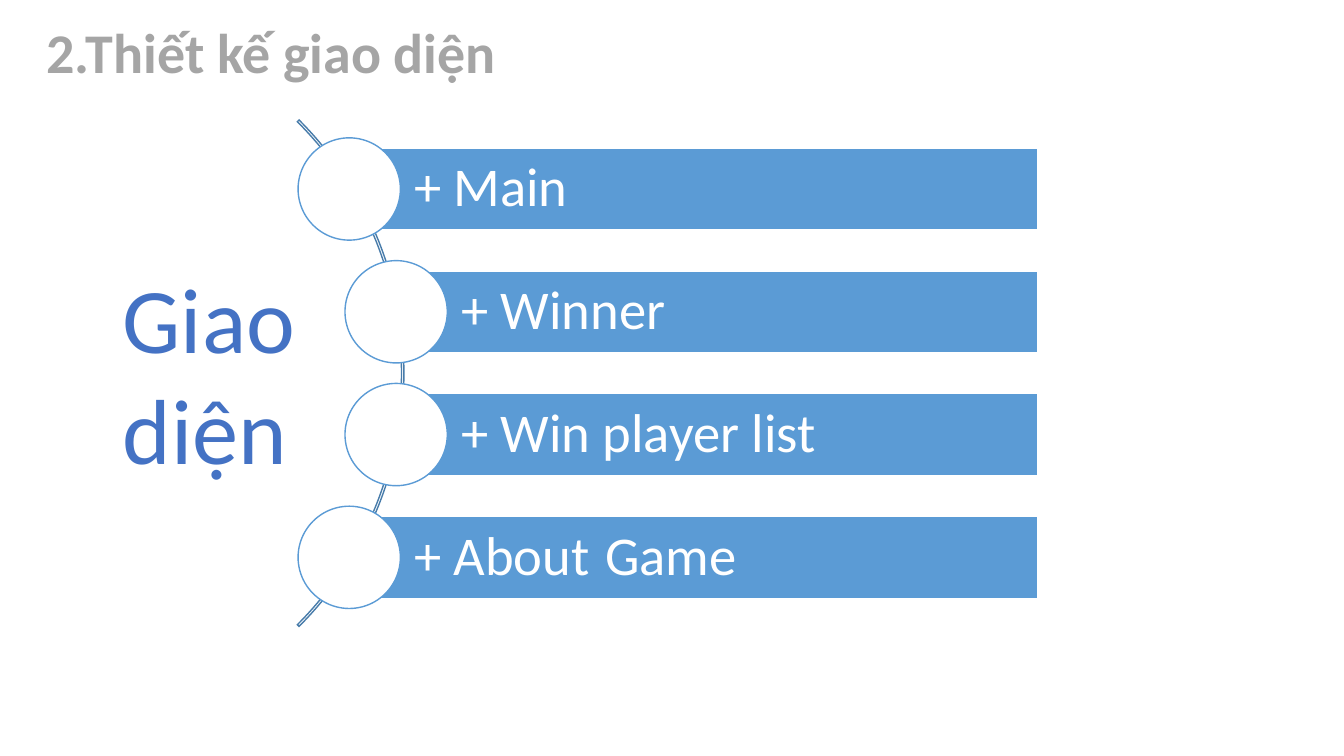
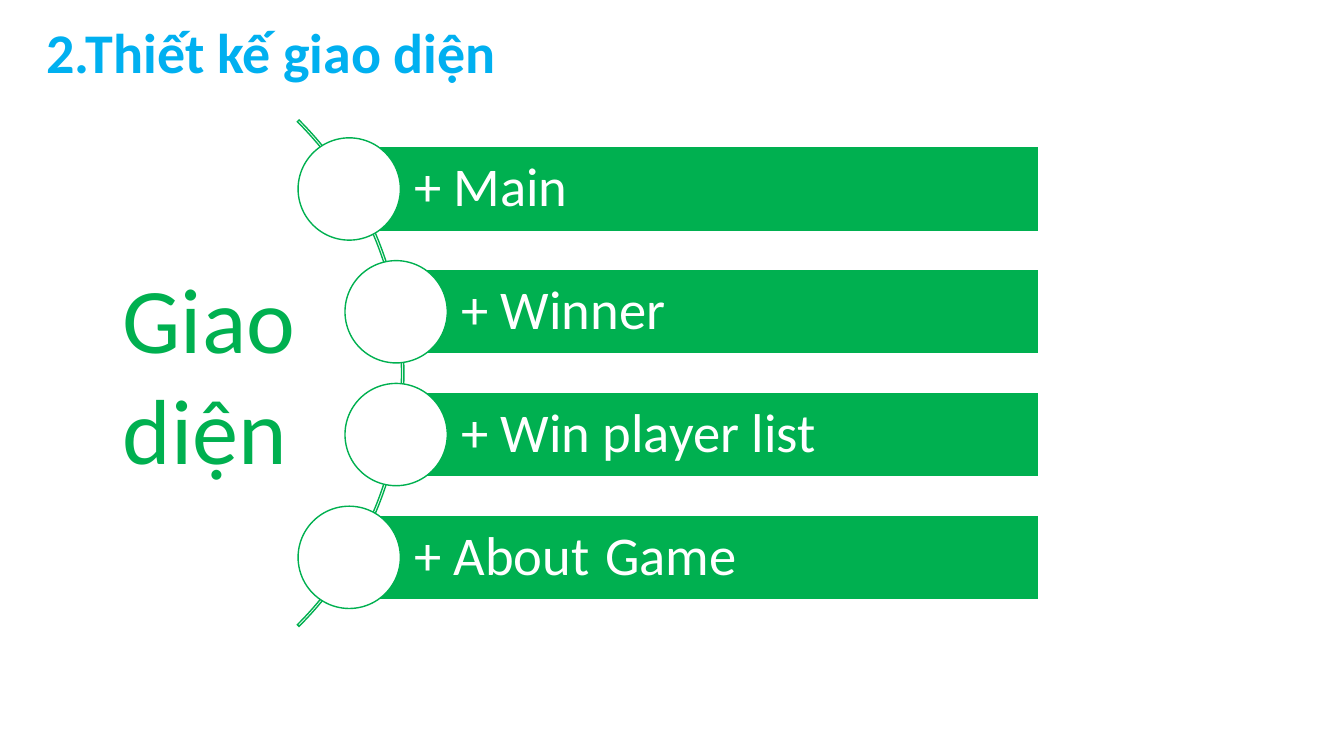
Before and after one commit to AlvinDMartin/Dat-Phuc-Doan1-GameXepHinh, a slide deck: slide 9 of Documents/Slide Bao Cao.pptx. Drawn at 1344x756 pixels with LibreOffice and Linux fonts; fonts in the diff are those of the drawing. Boxes give left, top, right and bottom in pixels: in the first picture for what was removed or moved away, otherwise in the second. Text is boxed around its words. In the diff, an @@ line names an element or a change of style, - is before the commit and + after.

```diff
--- a/Documents/Slide Bao Cao.pptx
+++ b/Documents/Slide Bao Cao.pptx
@@ arch (boxed as its full ring) at <box>0,15,404,732</box>: fill none to #FFFFFF; outline #497CAB 1 pt to #00B050 1 pt @@
@@ text "2.Thiết kế giao diện" at <box>46,30,496,83</box>: text colour #A5A5A5 to #00B0F0 @@
@@ text "Giao diện" at <box>123,289,295,480</box>: text colour gradient #203864 to #4472C4 to #8FAADC to #00B050 @@
@@ fill #5B9BD5 to #00B050; outline #FFFFFF 1 pt to #00B050 1 pt in 4 elements at <box>349,148,1037,230</box>, <box>349,516,1037,598</box>, <box>396,271,1038,353</box>, <box>396,394,1038,476</box> @@
@@ outline #5B9BD5 1 pt to #00B050 1 pt in 4 elements at <box>298,138,400,240</box>, <box>345,261,447,363</box>, <box>345,383,447,485</box>, <box>298,506,400,608</box> @@
```
Also in this commit, not shown: 13 other slides changed, 5 slides added, 3 slides removed.
